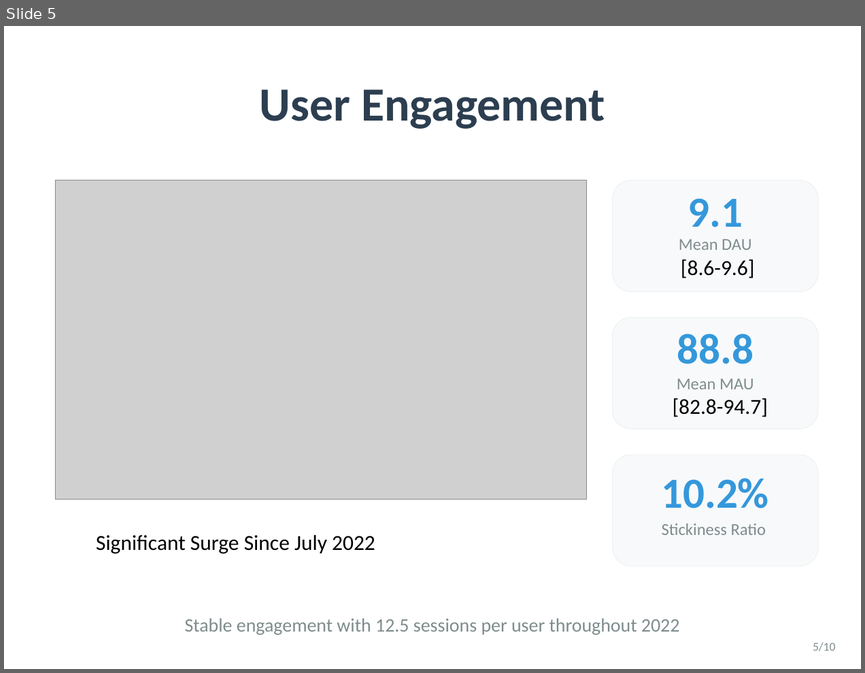
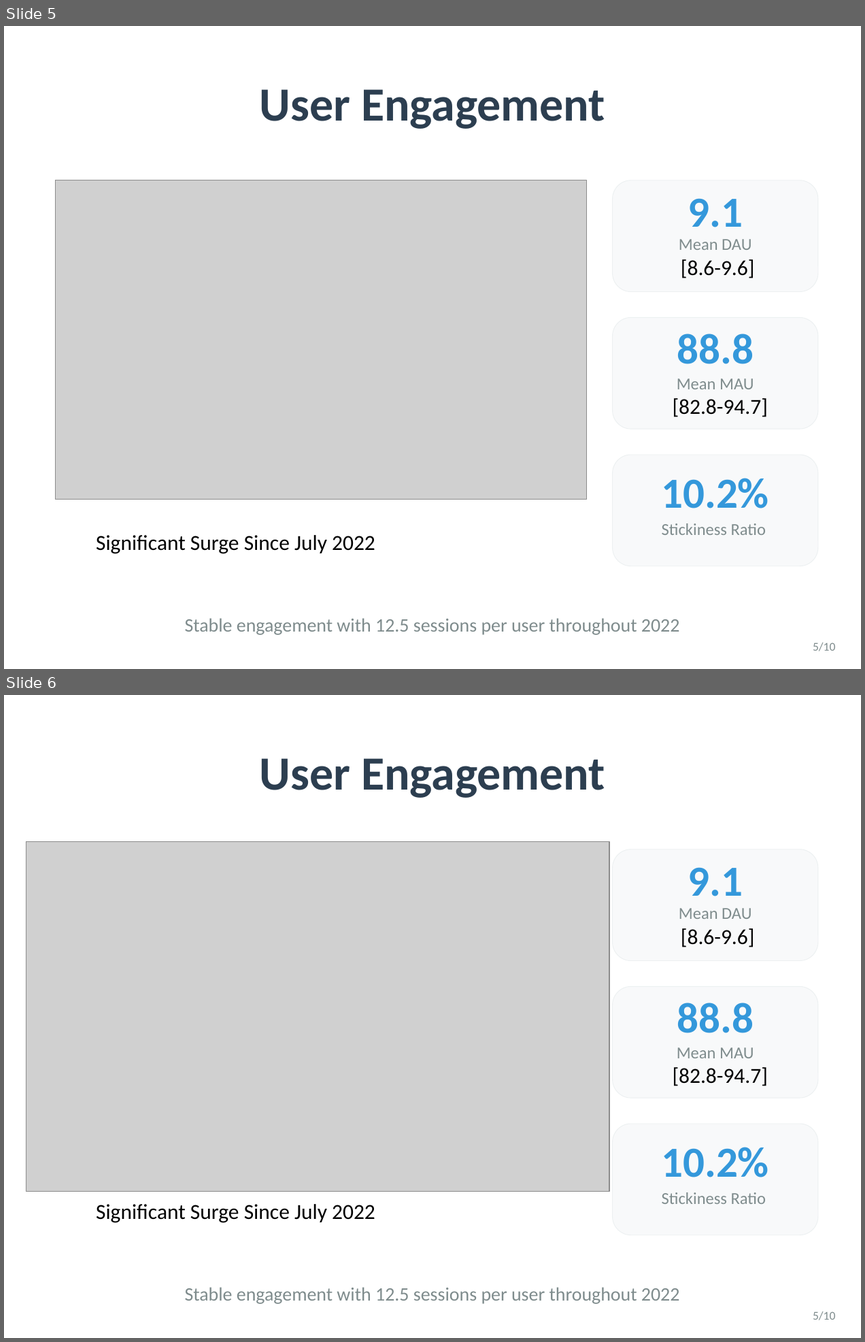
Before and after one commit to yiwei79/GameData_Analysis_Projects, a slide deck: Delivery 1 KPIs/Deliverables/To Deliver/Game_Analytics_Presentation.pptx. Shown one above the other, each under a label of ours: slide 5 before the commit, slides 5 and 6 after it. The pictures are 865x673 and 865x1342 pixels, drawn with LibreOffice and Linux fonts; fonts in the diff are those of the drawing; grey boxes stand for pictures. Boxes give left, top, right and bottom in pixels: in the first picture for what was removed or moved away, otherwise in the second. Text is boxed around its words. In the diff, an @@ line names an element or a change of style, - is before the commit and + after.

```diff
--- a/Delivery 1 KPIs/Deliverables/To Deliver/Game_Analytics_Presentation.pptx
+++ b/Delivery 1 KPIs/Deliverables/To Deliver/Game_Analytics_Presentation.pptx
@@ slide 6 added at [4, 695, 861, 1338], background #FFFFFF @@
@@ text added at [260, 758, 605, 798], 40 pt, text #2C3E50, bold @@
+User Engagement
@@ picture added at [26, 841, 609, 1191] @@
@@ rounded rectangle added at [613, 849, 818, 961], fill #F8F9FA, outline #ECF0F1 0.5 pt @@
@@ text added at [687, 867, 742, 896], 36 pt, text #3498DB, bold @@
+9.1
@@ text added at [679, 908, 755, 947], 18 pt, text #000000 @@
+Mean DAU
+[8.6-9.6]
@@ rounded rectangle added at [613, 986, 818, 1098], fill #F8F9FA, outline #ECF0F1 0.5 pt @@
@@ text added at [677, 1002, 753, 1033], 36 pt, text #3498DB, bold @@
+88.8
@@ text added at [672, 1047, 768, 1086], 18 pt, text #000000 @@
+Mean MAU
+[82.8-94.7]
@@ rounded rectangle added at [613, 1123, 818, 1235], fill #F8F9FA, outline #ECF0F1 0.5 pt @@
@@ text added at [661, 1147, 768, 1177], 36 pt, text #3498DB, bold @@
+10.2%
@@ text added at [96, 1204, 375, 1223], 18 pt, text #000000 @@
+Significant Surge Since July 2022
@@ text added at [662, 1192, 766, 1204], 14 pt, text #7F8C8D @@
+Stickiness Ratio
@@ text added at [185, 1287, 680, 1304], 16 pt, text #7F8C8D @@
+Stable engagement with 12.5 sessions per user throughout 2022
@@ text added at [813, 1311, 835, 1320], 10 pt, text #7F8C8D @@
+5/10
```
Also in this commit, not shown: 4 slides changed, 1 other slide added, 19 other files.
